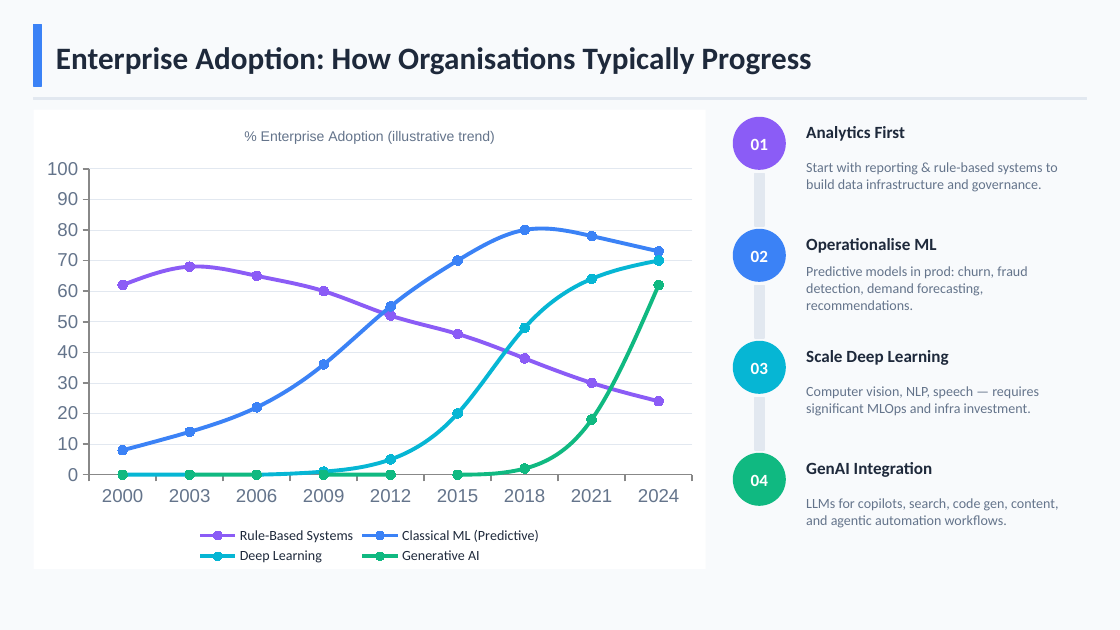
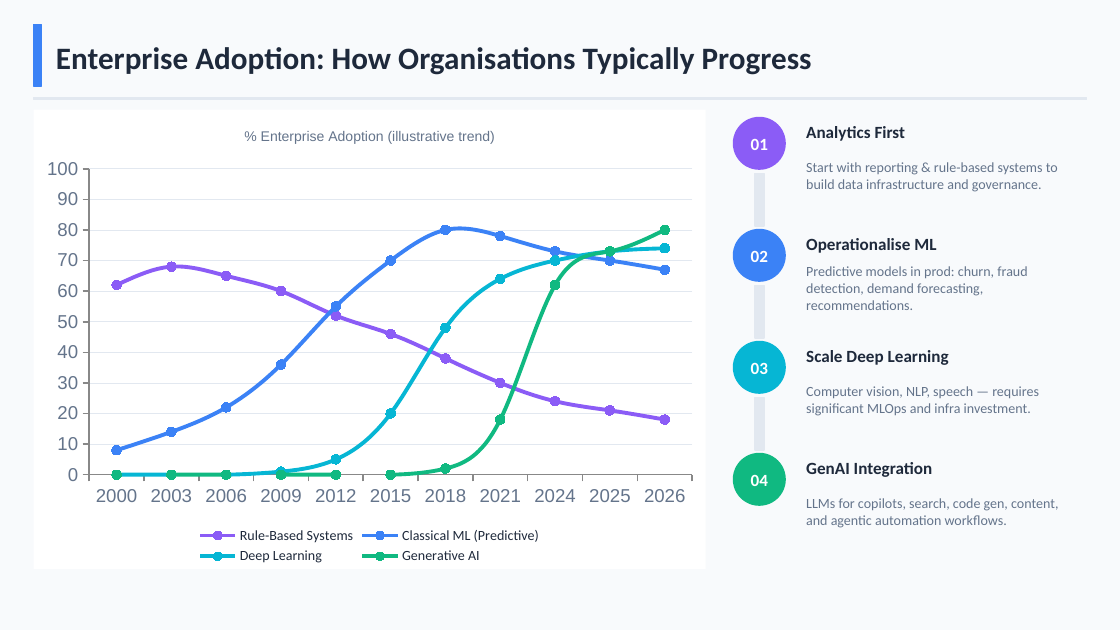
Before and after one commit to duravy/speckit, a slide deck: slide 4 of AI_Technical_Overview.pptx. Drawn at 1120x630 pixels with LibreOffice and Linux fonts; fonts in the diff are those of the drawing. Boxes give left, top, right and bottom in pixels: in the first picture for what was removed or moved away, otherwise in the second. Text is boxed around its words. In the diff, an @@ line names an element or a change of style, - is before the commit and + after.

```diff
--- a/AI_Technical_Overview.pptx
+++ b/AI_Technical_Overview.pptx
@@ line chart at [34, 110, 706, 569] @@
-categories: 2000, 2003, 2006, 2009, 2012, 2015, 2018, 2021, 2024
+categories: 2000, 2003, 2006, 2009, 2012, 2015, 2018, 2021, 2024, 2025, 2026
-Rule-Based Systems: 62, 68, 65, 60, 52, 46, 38, 30, 24
+Rule-Based Systems: 62, 68, 65, 60, 52, 46, 38, 30, 24, 21, 18
-Classical ML (Predictive): 8, 14, 22, 36, 55, 70, 80, 78, 73
+Classical ML (Predictive): 8, 14, 22, 36, 55, 70, 80, 78, 73, 70, 67
-Deep Learning: 0, 0, 0, 1, 5, 20, 48, 64, 70
+Deep Learning: 0, 0, 0, 1, 5, 20, 48, 64, 70, 73, 74
-Generative AI: 0, 0, 0, 0, 0, 0, 2, 18, 62
+Generative AI: 0, 0, 0, 0, 0, 0, 2, 18, 62, 73, 80
```
Also in this commit, not shown: 3 other slides changed, 5 slides added, 1 other file.
